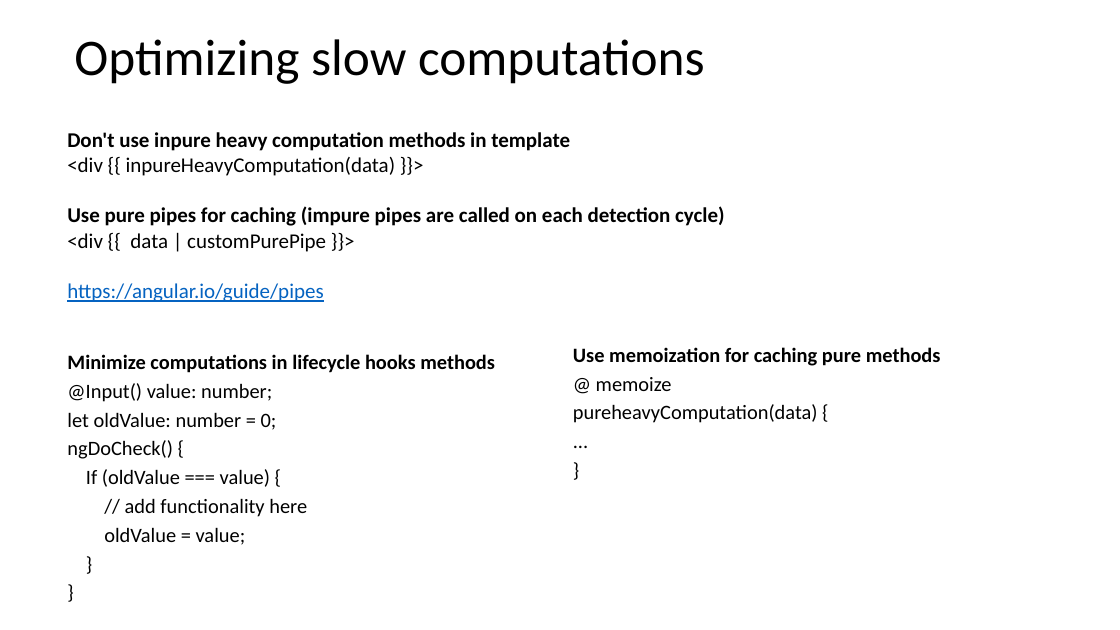
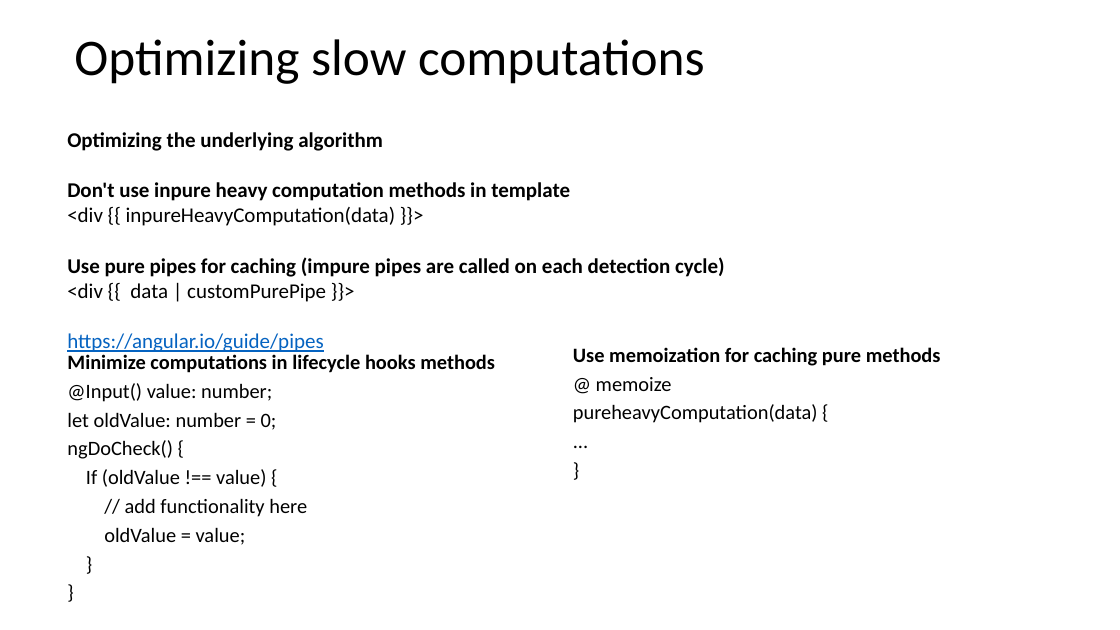
Before and after one commit to marius-oprea/onPush, a slide deck: slide 3 of presentation/Presentation.pptx. Drawn at 1120x630 pixels with LibreOffice and Linux fonts; fonts in the diff are those of the drawing. Boxes give left, top, right and bottom in pixels: in the first picture for what was removed or moved away, otherwise in the second. Text is boxed around its words. In the diff, an @@ line names an element or a change of style, - is before the commit and + after.

```diff
--- a/presentation/Presentation.pptx
+++ b/presentation/Presentation.pptx
@@ text at [67,132,383,151]: paragraph added @@
+Optimizing the underlying algorithm
@@ text at [86,469,266,487]: text changed @@
-If (oldValue === value) {
+If (oldValue !== value) {
```
Also in this commit, not shown: 2 other slides changed, 1 slide added, 3 other files.
